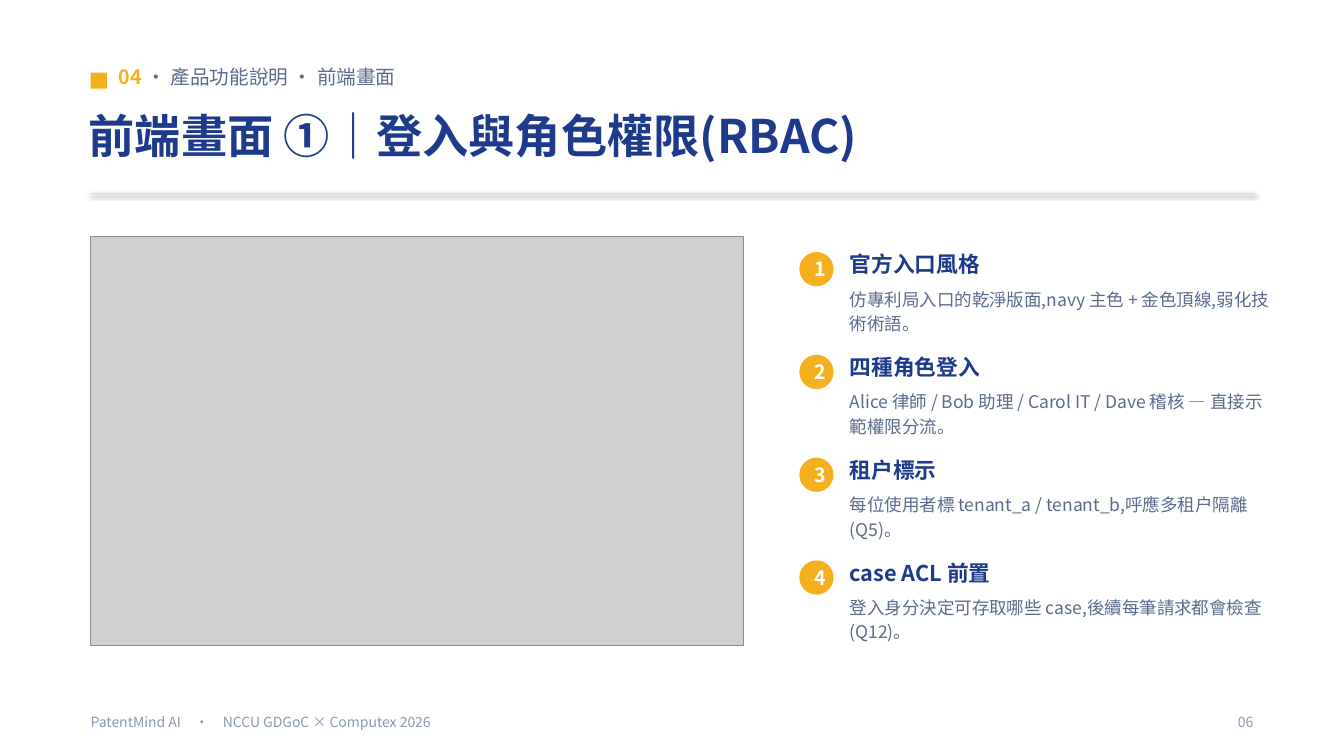
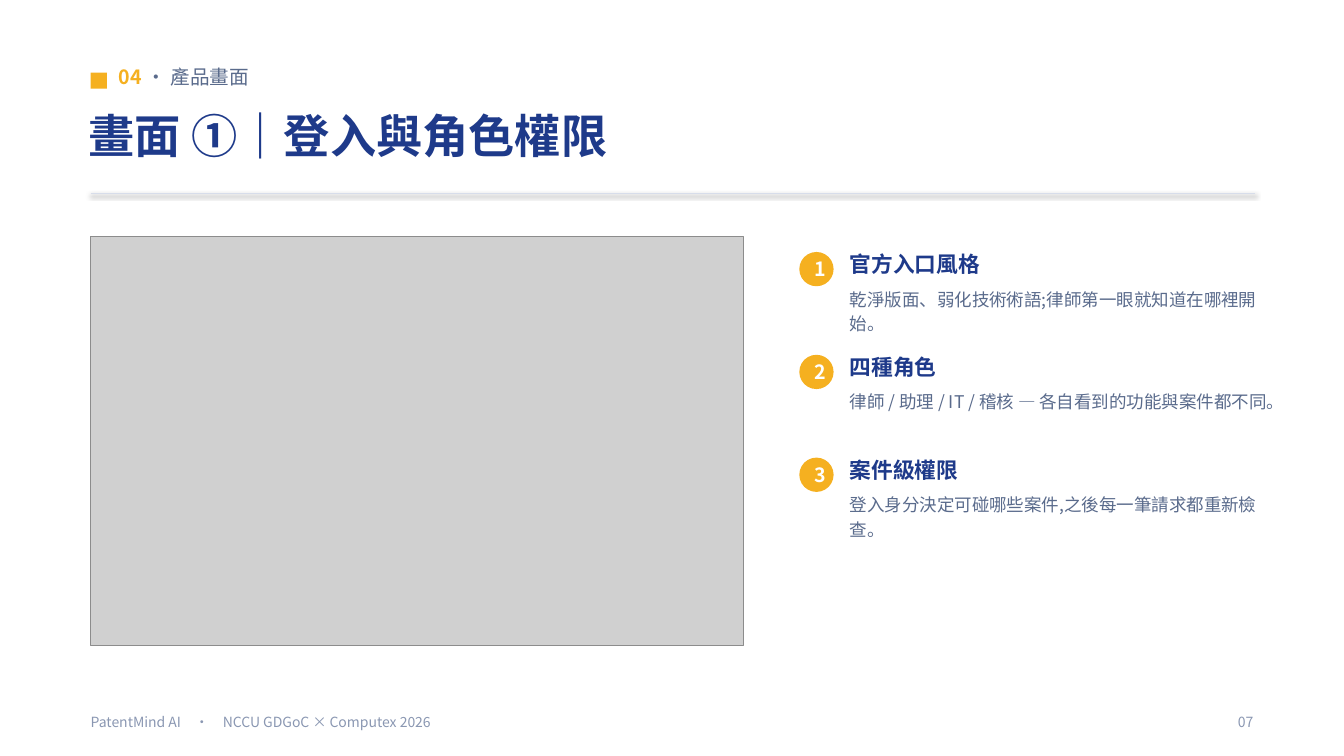
Before and after one commit to Adrian-Kao/shin-lee, a slide deck: slide 8 of presentation/PatentMind_簡報.pptx (slide 11 before the commit). Drawn at 1344x756 pixels with LibreOffice and Linux fonts; fonts in the diff are those of the drawing; grey boxes stand for pictures. Boxes give left, top, right and bottom in pixels: in the first picture for what was removed or moved away, otherwise in the second. Text is boxed around its words. In the diff, an @@ line names an element or a change of style, - is before the commit and + after.

```diff
--- a/presentation/PatentMind_簡報.pptx
+++ b/presentation/PatentMind_簡報.pptx
@@ text at box(119, 67, 249, 86): text changed @@
-04 · 產品功能說明 · 前端畫面
+04 · 產品畫面
@@ text at box(89, 112, 608, 159): text changed @@
-前端畫面 ①｜登入與角色權限(RBAC)
+畫面 ①｜登入與角色權限
@@ text at box(850, 291, 1257, 332): text changed @@
-仿專利局入口的乾淨版面,navy 主色 + 金色頂線,弱化技術術語。
+乾淨版面、弱化技術術語;律師第一眼就知道在哪裡開始。
@@ text at box(850, 356, 937, 377): text changed @@
-四種角色登入
+四種角色
@@ text at box(850, 393, 1284, 410): text changed @@
-Alice 律師 / Bob 助理 / Carol IT / Dave 稽核 — 直接示範權限分流。
+律師 / 助理 / IT / 稽核 — 各自看到的功能與案件都不同。
@@ text at box(850, 459, 958, 480): text changed @@
-租戶標示
+案件級權限
@@ text at box(850, 496, 1257, 537): text changed @@
-每位使用者標 tenant_a / tenant_b,呼應多租戶隔離(Q5)。
+登入身分決定可碰哪些案件,之後每一筆請求都重新檢查。
@@ ellipse removed at box(800, 561, 834, 595) @@
-4
@@ text removed at box(850, 559, 990, 586) @@
-case ACL 前置
@@ text removed at box(850, 599, 1262, 642) @@
-登入身分決定可存取哪些 case,後續每筆請求都會檢查(Q12)。
@@ text at box(1238, 716, 1254, 727): text changed @@
-06
+07
```
Also in this commit, not shown: 6 other slides changed, 8 slides added, 16 slides removed, 28 other files.
